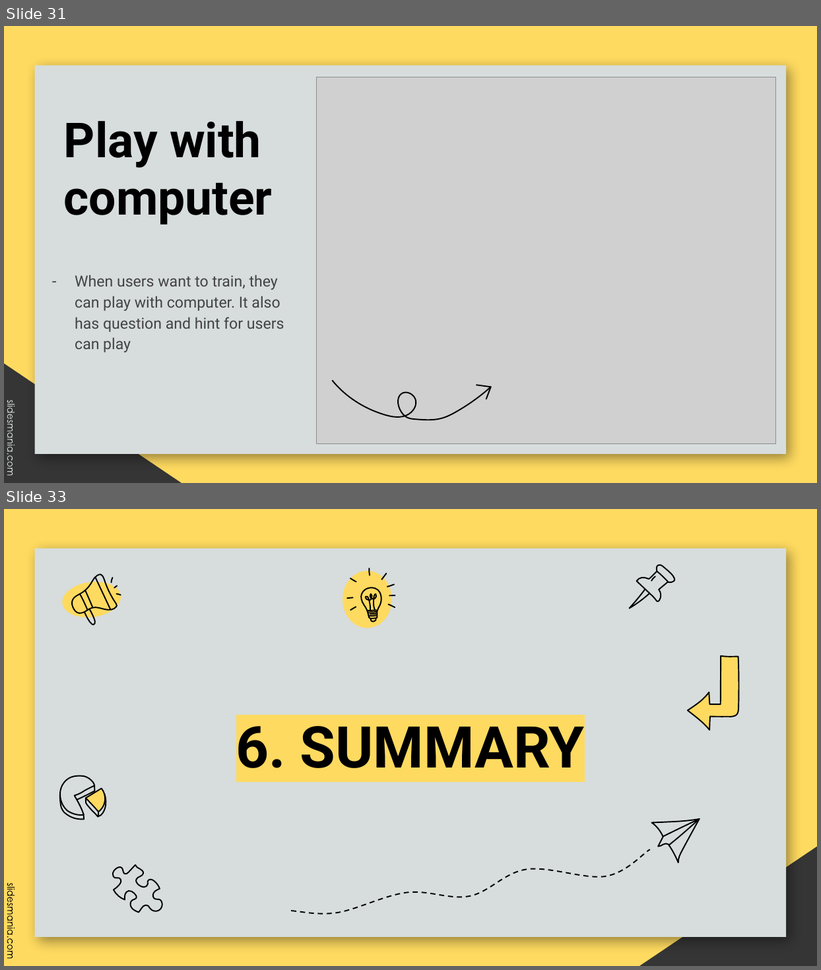
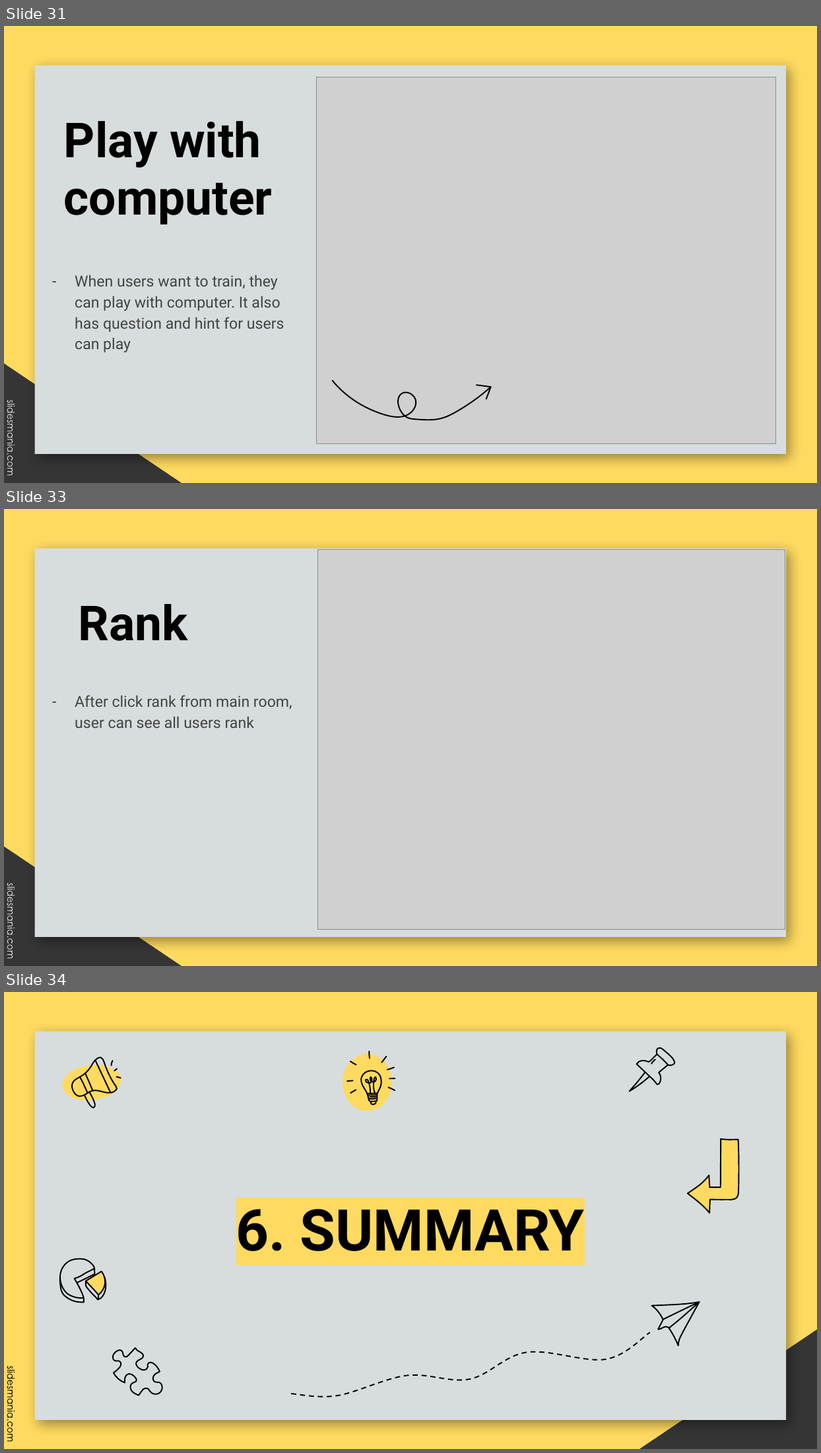
Before and after one commit to evmosss/Qt-DuoiHinhBatChu, a slide deck: report/report.pptx. Shown one above the other, each under a label of ours: slides 31 and 33 before the commit, slides 31, 33 and 34 after it; the slides between them are not shown. The pictures are 821x970 and 821x1453 pixels, drawn with LibreOffice and Linux fonts; fonts in the diff are those of the drawing; grey boxes stand for pictures; background and template pictures are left out. Boxes give left, top, right and bottom in pixels: in the first picture for what was removed or moved away, otherwise in the second. Text is boxed around its words. In the diff, an @@ line names an element or a change of style, - is before the commit and + after.

```diff
--- a/report/report.pptx
+++ b/report/report.pptx
@@ slide 33 added at [4, 509, 817, 966], background #FEDA60; not listed: 4 template elements that a slide beside it also shows @@
@@ picture added at [318, 549, 785, 930] @@
@@ title added at [79, 604, 188, 641], 57 pt, text #000000, bold @@
+Rank
@@ text added at [75, 695, 292, 728], 18 pt, text #434343 @@
+– After click rank from main room, user can see all users rank
@@ what was slide 33 is now slide 34 @@
```
Also in this commit, not shown: 2 slides changed, 4 other files.
